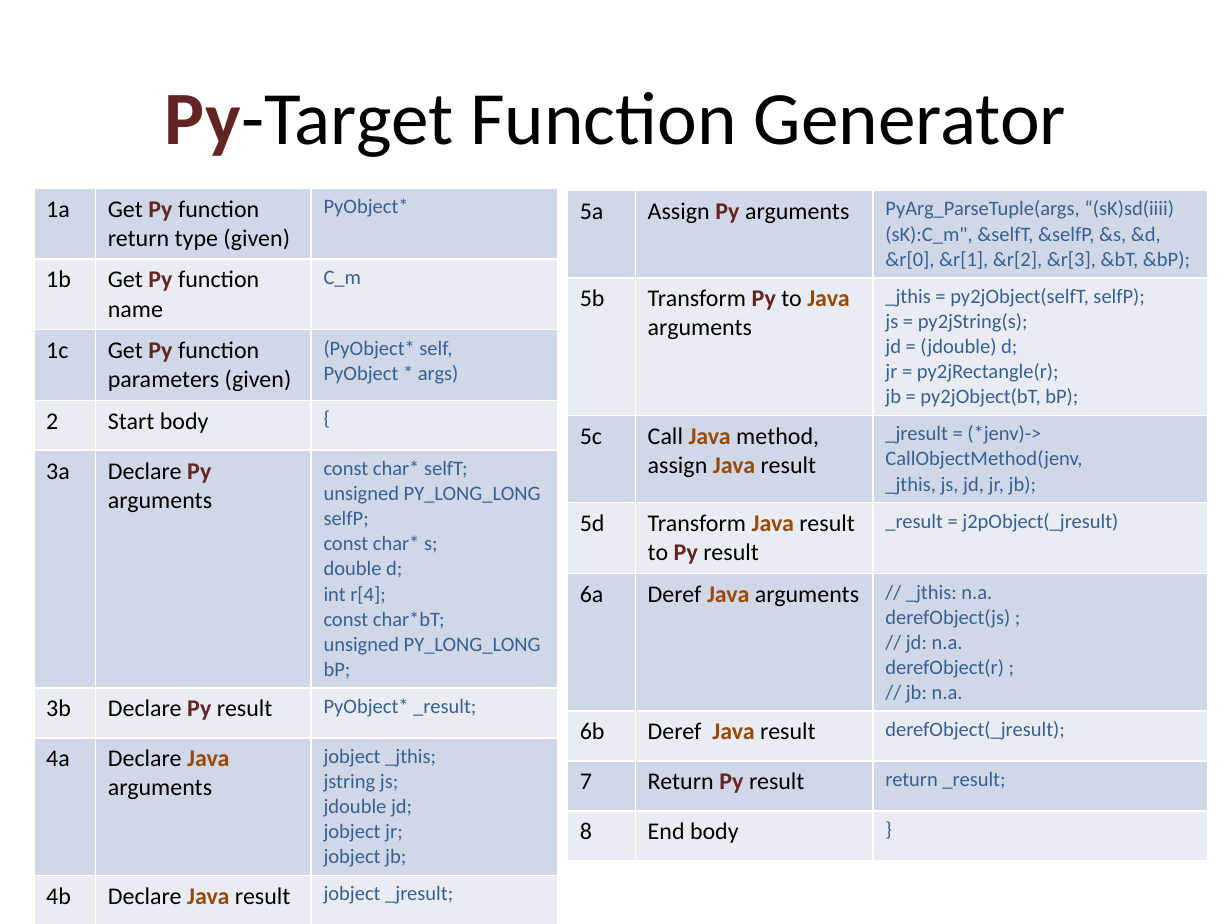
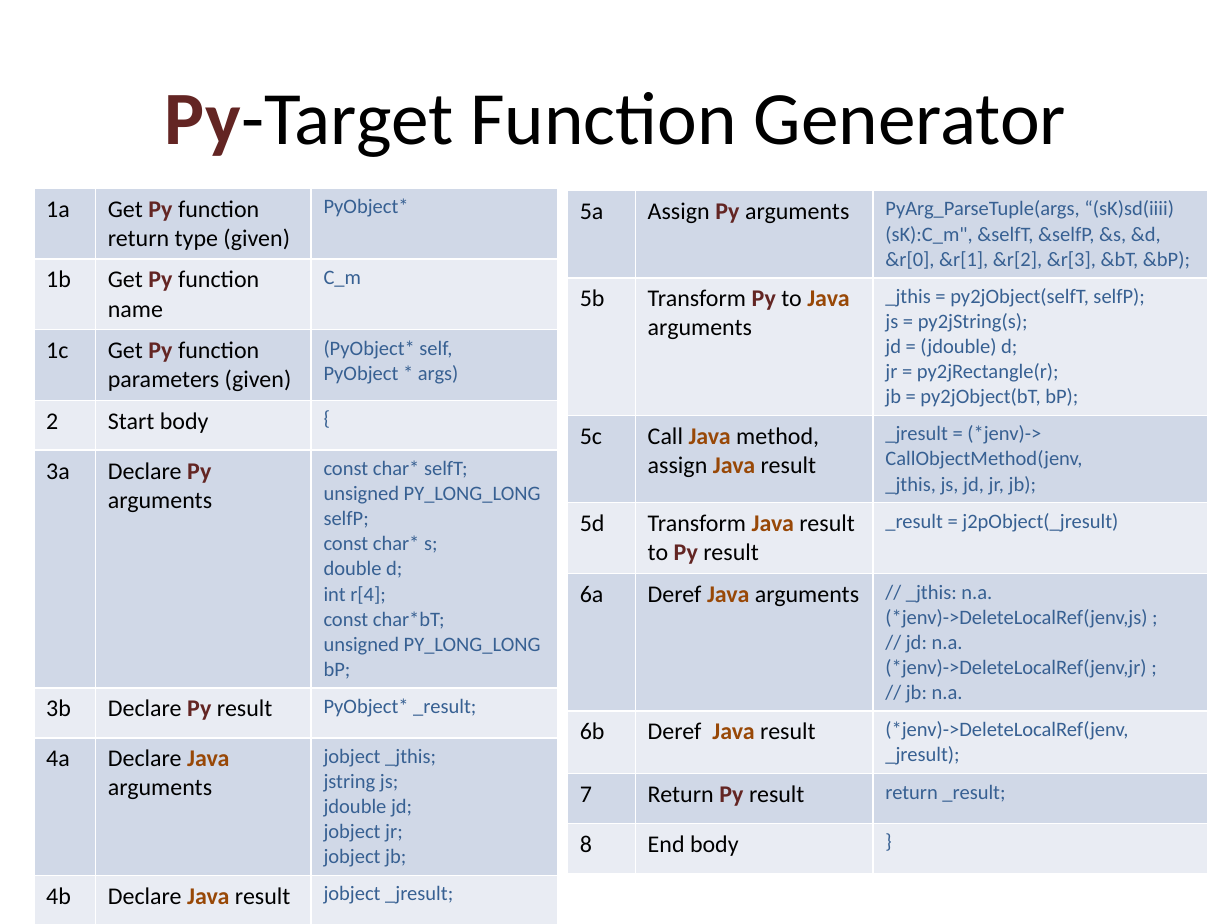
Before and after one commit to bcdev/beam-extapi, a slide deck: slide 11 of docs/beam-extapi.pptx. Drawn at 1232x924 pixels with LibreOffice and Linux fonts; fonts in the diff are those of the drawing. Boxes give left, top, right and bottom in pixels: in the first picture for what was removed or moved away, otherwise in the second. Text is boxed around its words. In the diff, an @@ line names an element or a change of style, - is before the commit and + after.

Commit message:
updated with overview of conversion functions

```diff
--- a/docs/beam-extapi.pptx
+++ b/docs/beam-extapi.pptx
@@ table at [568, 191, 1209, 891] @@
-row 5, column 3: // _jthis: n.a. / derefObject(js) ; / // jd: n.a. / derefObject(r) ; / // jb: n.a.
+row 5, column 3: // _jthis: n.a. / (*jenv)->DeleteLocalRef(jenv,js) ; / // jd: n.a. / (*jenv)->DeleteLocalRef(jenv,jr) ; / // jb: n.a.
-row 6, column 3: derefObject(_jresult);
+row 6, column 3: (*jenv)->DeleteLocalRef(jenv, _jresult);
```
Also in this commit, not shown: 5 other slides changed.
